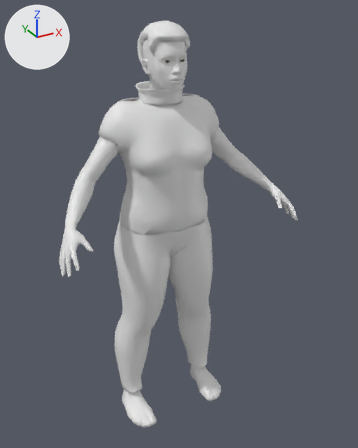
Two versions of the glTF model corpos/corpo-adulto-f-gordo.glb, one commit apart.
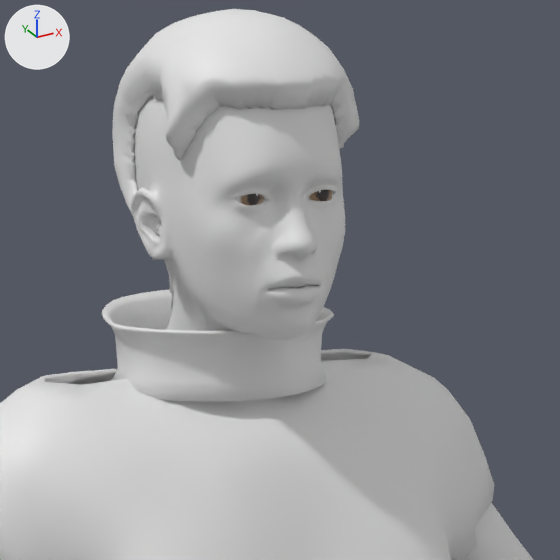
The first picture shows the older version from a 50 mm lens placed at (-0.941, -1.766, 0.972), pointed at (0.043, 0.024, 0.077). The close-ups show the older and then the newer version on the part from 32% to 65% of the width and 4% to 31% of the height of that picture. Only the edits that show in the close-ups are written down. Lighting does not change. The marker at upper left points along +X, +Y and +Z.

Names of what the first close-up shows: 'cabelo', 'camiseta', 'gola', 'pele' and 1 more.
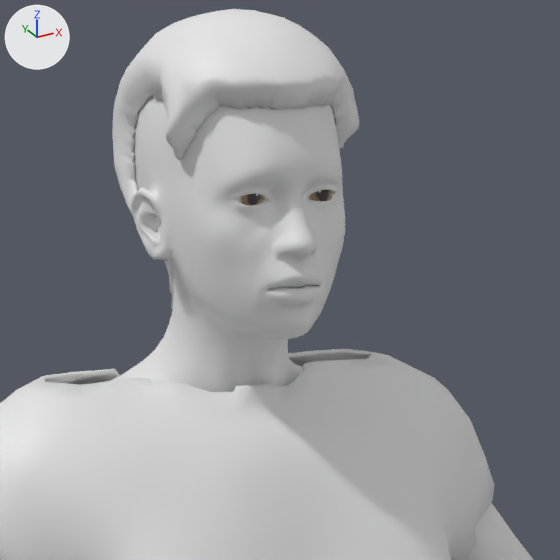
Changed parts and their boxes [x1, y1, x2, y2] in the close-ups (560 x 560 px):
```json
{"object": "gola", "change": "deleted", "before": [102, 289, 334, 401]}
```

Scene script edits in JSON lines:
```json
{"op": "remove", "block": "ob_gola", "code": ["ob_gola = bpy.data.objects.new('gola', me_gola_026)", "ob_gola.location = (0.0, 0.0, 0.0)"]}
```
